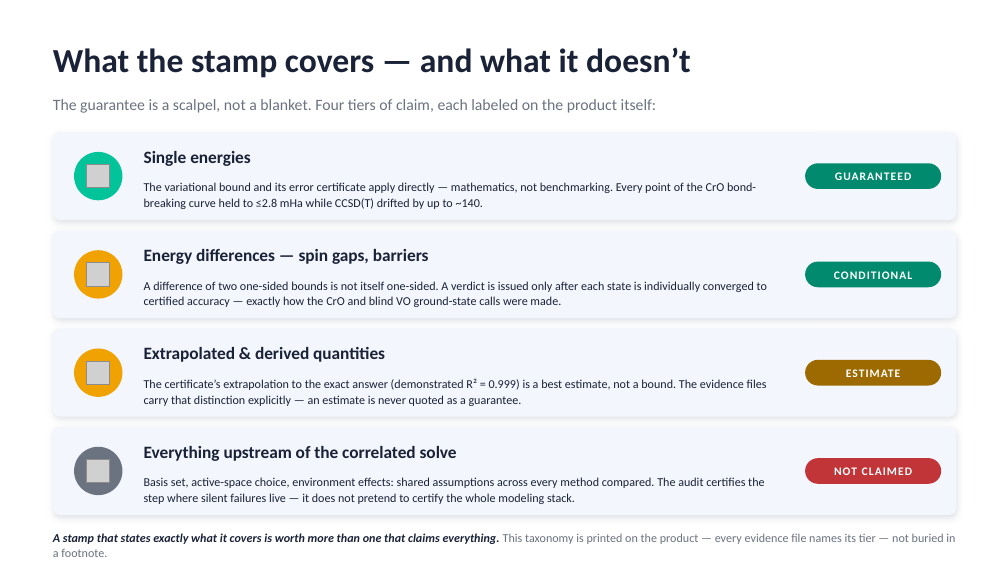
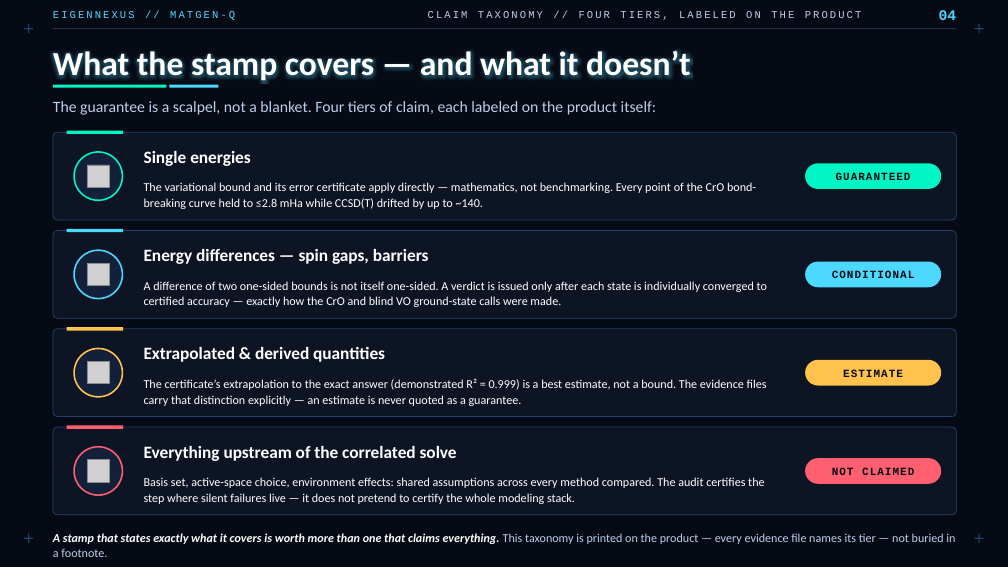
Before and after one commit to christianmetzl/potomac_advancedmaterials, a slide deck: slide 4 of docs/MATGENQ_Audit_CxO.pptx. Drawn at 1008x567 pixels with LibreOffice and Linux fonts; fonts in the diff are those of the drawing; grey boxes stand for pictures. Boxes give left, top, right and bottom in pixels: in the first picture for what was removed or moved away, otherwise in the second. Text is boxed around its words. In the diff, an @@ line names an element or a change of style, - is before the commit and + after.

```diff
--- a/docs/MATGENQ_Audit_CxO.pptx
+++ b/docs/MATGENQ_Audit_CxO.pptx
@@ background #FFFFFF to #060A14 @@
@@ line added from (24, 29) to (33, 29), #24406B 1 pt @@
@@ line added from (29, 24) to (29, 33), #24406B 1 pt @@
@@ text added at [53,11,235,20], 10 pt, text #4DD8FF @@
+EIGENNEXUS // MATGEN-Q
@@ line added from (53, 29) to (957, 29), #24406B 0.75 pt @@
@@ text added at [428,11,862,20], 10 pt, text #BCCFEA @@
+CLAIM TAXONOMY // FOUR TIERS, LABELED ON THE PRODUCT
@@ text added at [939,10,957,20], 14 pt, text #4DD8FF, bold @@
+04
@@ line added from (975, 29) to (984, 29), #24406B 1 pt @@
@@ line added from (979, 24) to (979, 33), #24406B 1 pt @@
@@ text colour #1A2238 to #FFFFFF in 9 elements at [144,151,251,166], [144,182,756,209], [144,249,429,264], [144,281,767,307], [144,347,385,362], [144,378,767,406], [144,446,457,461], [144,477,764,504], [53,48,691,84] @@
@@ text "The guarantee is a scalpel, ..." at [53,101,656,115]: text colour #6B7280 to #BCCFEA @@
@@ rectangle added at [53,85,166,88], fill #00F5C4 @@
@@ rectangle added at [169,85,219,88], fill #4DD8FF @@
@@ rectangle added at [67,131,123,134], fill #00F5C4 @@
@@ ellipse at [74,152,123,200]: fill #02C39A to #13203A; outline none to #00F5C4 1.5 pt @@
@@ rounded rectangle at [805,163,941,189]: fill #018A6D to #00F5C4 @@
@@ rectangle added at [67,229,123,232], fill #4DD8FF @@
@@ ellipse at [74,250,123,299]: fill #F0A202 to #13203A; outline none to #4DD8FF 1.5 pt @@
@@ rounded rectangle at [805,262,941,287]: fill #018A6D to #4DD8FF @@
@@ rectangle added at [67,327,123,330], fill #FFC24D @@
@@ ellipse at [74,349,123,397]: fill #F0A202 to #13203A; outline none to #FFC24D 1.5 pt @@
@@ rounded rectangle at [805,360,941,386]: fill #9C6A00 to #FFC24D @@
@@ fill #F3F6FC to #0D1524; outline none to #24406B 0.75 pt; shadow off; proportions changed in 4 elements at [53,132,957,220], [53,231,957,318], [53,329,957,417], [53,427,957,515] @@
@@ rectangle added at [67,426,123,429], fill #FF5F6E @@
@@ ellipse at [74,447,123,495]: fill #6B7280 to #13203A; outline none to #FF5F6E 1.5 pt @@
@@ size 11 to 10.5 pt, font Calibri to Courier New, text colour #FFFFFF to #060A14 in 4 elements at [836,172,911,180], [832,271,915,278], [843,369,903,377], [832,467,914,475] @@
@@ rounded rectangle at [805,458,941,484]: fill #C13438 to #FF5F6E @@
@@ line added from (24, 538) to (33, 538), #24406B 1 pt @@
@@ line added from (29, 534) to (29, 543), #24406B 1 pt @@
@@ text "A stamp that states exactly ..." at [53,533,955,557]: text colour #1A2238 to #FFFFFF in "A stamp that states exactly what it ..."; text colour #6B7280 to #BCCFEA in "This taxonomy is printed on the product ..." @@
@@ line added from (975, 538) to (984, 538), #24406B 1 pt @@
@@ line added from (979, 534) to (979, 543), #24406B 1 pt @@
```
Also in this commit, not shown: 7 other slides changed.
